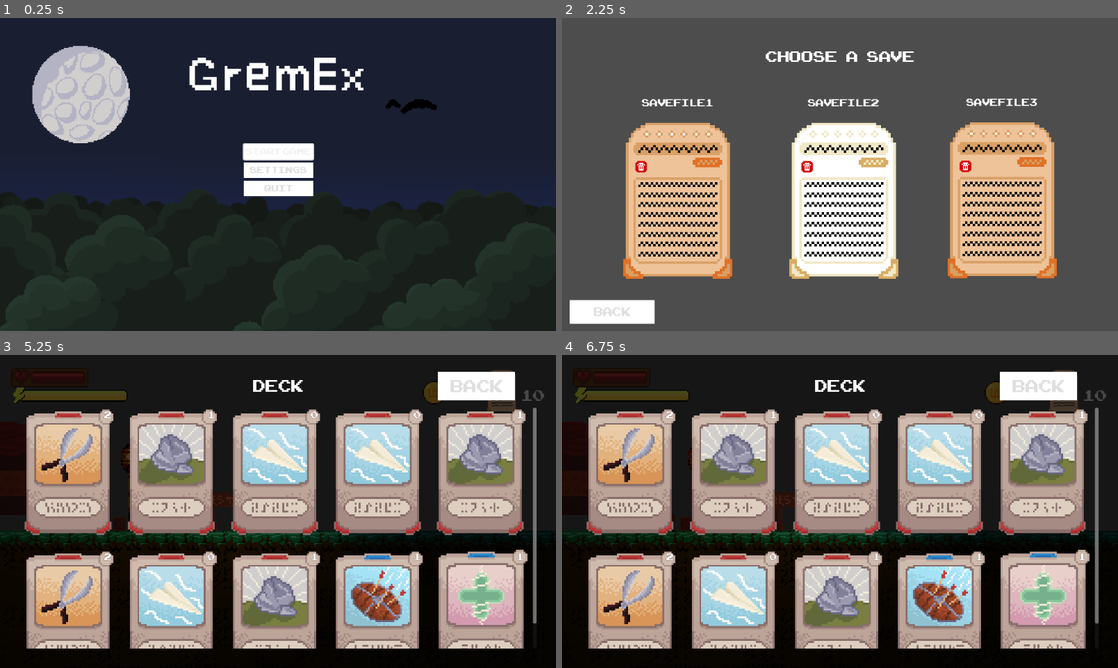
Above: before the commit, frames 1-4 (two rows, left to right).
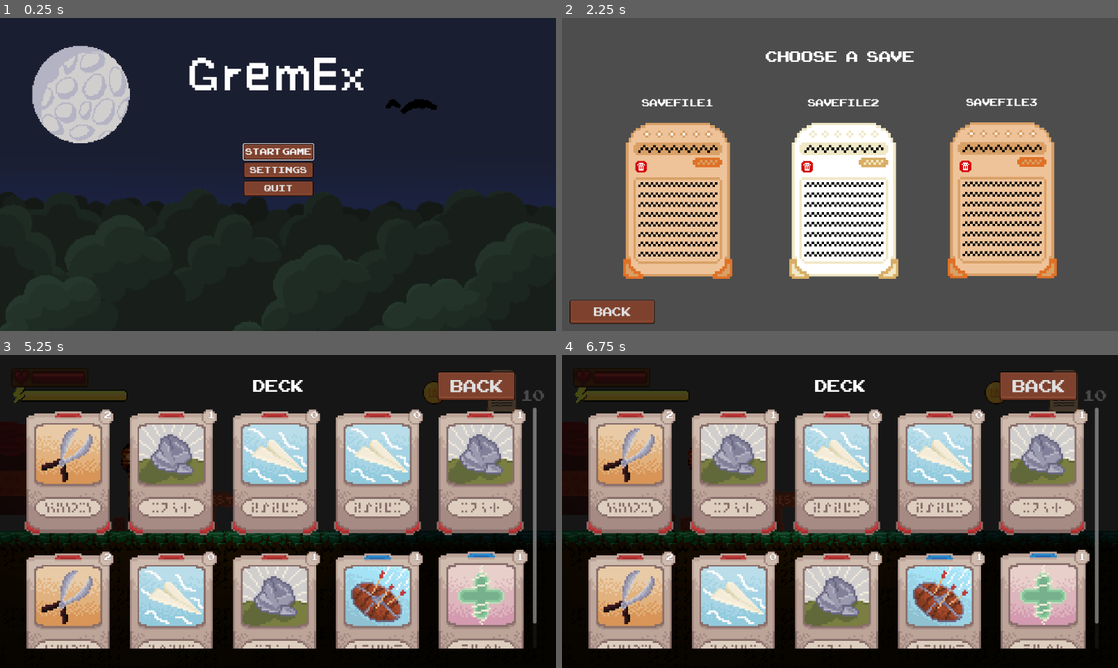
Above: after the commit, the same moments.

Repository: PoKiekKugelis/programavimo_inzinerija
Game: Godot game, scene res://scenes/game scenes/main_menu.tscn
The game is run twice, just before and just after one commit, with the same random seed, the same clock (stepped at 60 frames per second) and the same inputs. The engine's default icon, where the game draws it, is replaced by a stand-in: a white triangle on a blue panel in a dark square.
Inputs (mouse positions are in pixels of both pictures, inside the frame that each line leads up to):
- Up to frame 1 (0.25 s): no input
- Up to frame 2 (2.25 s): click "Start Game" at 0.5 s; click "Back" at 1.25 s; click "Start Game" at 2 s
- Up to frame 3 (5.25 s): click "SaveFile1" at 2.75 s; move the mouse to (400, 495) at 3.52 s; press the mouse at (400, 495) at 3.53 s; hold D (right) 3.53-4.25 s; release the mouse at (400, 495) at 4.25 s; drag from (166, 527) to (344, 470) at 4.27 s; click "10" at 5 s
- Up to frame 4 (6.75 s): click "Back" at 5.75 s; tap Enter at 6.5 s; move the mouse to (895, 442) at 6.52 s; hold A (left) from 6.53 s (still down); hold Right mouse button (right_mouse) from 6.53 s (still down)

The runs differ from the first frame. In frame 1, 1.8% of the frame differs, in the area x 43-57%, y 40-58%; in frame 2, 1.1%; in frame 3, 1.1%; in frame 4, 1.1%.

Commit message:
SaveSystem crash fix

Diff:
--- a/main_theme.tres
+++ b/main_theme.tres
@@ -1,8 +1,10 @@
-[gd_resource type="Theme" load_steps=10 format=3 uid="uid://bvcwux0exg1y0"]
+[gd_resource type="Theme" load_steps=12 format=3 uid="uid://bvcwux0exg1y0"]
 
+[ext_resource type="Texture2D" uid="uid://bf0hrlr661ana" path="res://assets/sprites/version A/buttons_gremEx.png" id="1_a2l2q"]
 [ext_resource type="FontFile" uid="uid://bi04iecmbt37l" path="res://assets/Fonts/ARCADECLASSIC.TTF" id="1_f40b4"]
 
 [sub_resource type="AtlasTexture" id="AtlasTexture_466ly"]
+atlas = ExtResource("1_a2l2q")
 region = Rect2(4, 3, 72, 24)
 
 [sub_resource type="StyleBoxTexture" id="StyleBoxTexture_a2l2q"]
@@ -16,7 +18,29 @@
 texture_margin_right = 3.0
 texture_margin_bottom = 2.0
 
+[sub_resource type="StyleBoxFlat" id="StyleBoxFlat_0omi4"]
+content_margin_left = 4.0
+content_margin_top = 4.0
+content_margin_right = 4.0
+content_margin_bottom = 4.0
+bg_color = Color(1, 1, 1, 0.75)
+draw_center = false
+border_width_left = 2
+border_width_top = 2
+border_width_right = 2
+border_width_bottom = 2
+corner_radius_top_left = 3
+corner_radius_top_right = 3
+corner_radius_bottom_right = 3
+corner_radius_bottom_left = 3
+corner_detail = 5
+expand_margin_left = 2.0
+expand_margin_top = 2.0
+expand_margin_right = 2.0
+expand_margin_bottom = 2.0
+
 [sub_resource type="AtlasTexture" id="AtlasTexture_a2l2q"]
+atlas = ExtResource("1_a2l2q")
 region = Rect2(4, 31, 72, 24)
 
 [sub_resource type="StyleBoxTexture" id="StyleBoxTexture_0omi4"]
@@ -31,6 +55,7 @@
 texture_margin_bottom = 2.0
 
 [sub_resource type="AtlasTexture" id="AtlasTexture_58jnp"]
+atlas = ExtResource("1_a2l2q")
 region = Rect2(4, 3, 72, 24)
 
 [sub_resource type="StyleBoxTexture" id="StyleBoxTexture_466ly"]
@@ -45,6 +70,7 @@
 texture_margin_bottom = 2.0
 
 [sub_resource type="AtlasTexture" id="AtlasTexture_0omi4"]
+atlas = ExtResource("1_a2l2q")
 region = Rect2(4, 60, 72, 24)
 
 [sub_resource type="StyleBoxTexture" id="StyleBoxTexture_58jnp"]
@@ -61,7 +87,25 @@
 [resource]
 default_font = ExtResource("1_f40b4")
 default_font_size = 14
+Button/colors/font_color = Color(0.875, 0.875, 0.875, 1)
+Button/colors/font_disabled_color = Color(0.875, 0.875, 0.875, 0.5)
+Button/colors/font_focus_color = Color(0.95, 0.95, 0.95, 1)
+Button/colors/font_hover_color = Color(0.95, 0.95, 0.95, 1)
+Button/colors/font_hover_pressed_color = Color(1, 1, 1, 1)
+Button/colors/font_outline_color = Color(0, 0, 0, 1)
+Button/colors/font_pressed_color = Color(1, 1, 1, 1)
+Button/colors/icon_disabled_color = Color(1, 1, 1, 0.4)
+Button/colors/icon_focus_color = Color(1, 1, 1, 1)
+Button/colors/icon_hover_color = Color(1, 1, 1, 1)
+Button/colors/icon_hover_pressed_color = Color(1, 1, 1, 1)
+Button/colors/icon_normal_color = Color(1, 1, 1, 1)
+Button/colors/icon_pressed_color = Color(1, 1, 1, 1)
+Button/constants/align_to_largest_stylebox = 0
+Button/constants/h_separation = 4
+Button/constants/icon_max_width = 0
+Button/constants/outline_size = 0
 Button/styles/disabled = SubResource("StyleBoxTexture_a2l2q")
+Button/styles/focus = SubResource("StyleBoxFlat_0omi4")
 Button/styles/hover = SubResource("StyleBoxTexture_0omi4")
 Button/styles/normal = SubResource("StyleBoxTexture_466ly")
 Button/styles/pressed = SubResource("StyleBoxTexture_58jnp")
--- a/scripts/resources/char_stats.gd
+++ b/scripts/resources/char_stats.gd
@@ -31,7 +31,7 @@
 
 	# krc jeigu dabar ten deckas tuscias tai pasiemu starting,
 	# cia viskas 100 kartu sunkiau nei su inventorium
-	if (SaveSystem.deck == []):
+	if (SaveSystem.deck != null or []):
 		SaveSystem.deck = instance.starting_deck.duplicate()
 
 	return instance
